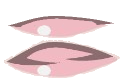
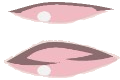
Layered file, before and after one edit (w=120, h=80). Changes by layer:
added layer "Pasted Layer #2" above "Pasted Layer #1" over [8, 2, 114, 26]
painted on "Pasted Layer #1" over [8, 16, 114, 38]
